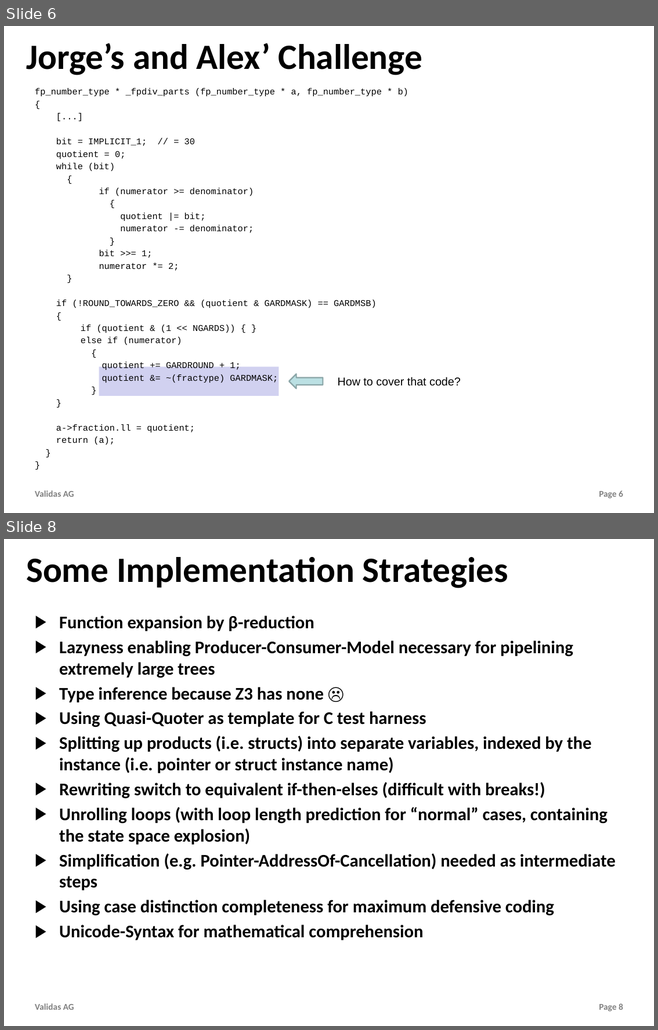
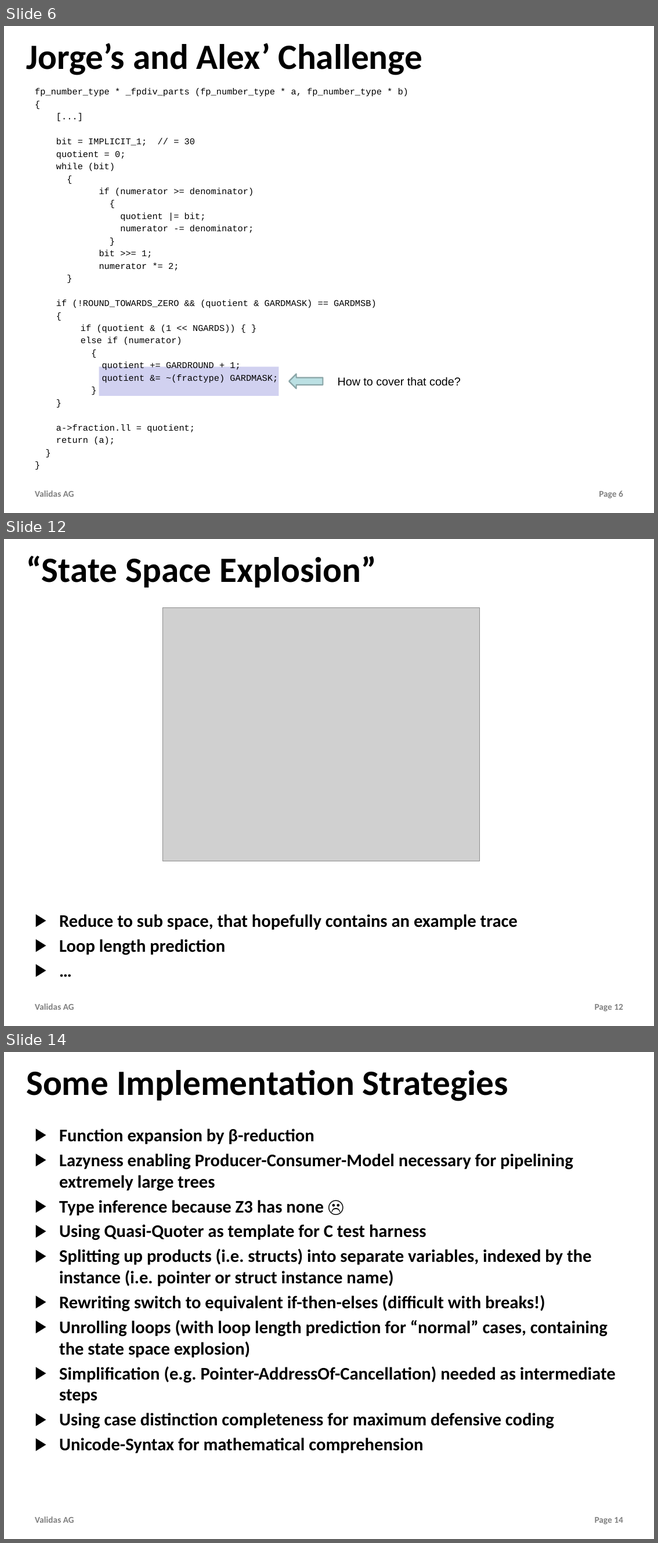
Before and after one commit to theoremprover/tvg, a slide deck: Vortraege/TestVectorGenerator.pptx. Shown one above the other, each under a label of ours: slides 6 and 8 before the commit, slides 6, 12 and 14 after it; the slides between them are not shown. The pictures are 658x1030 and 658x1543 pixels, drawn with LibreOffice and Linux fonts; fonts in the diff are those of the drawing; grey boxes stand for pictures; background and template pictures are left out. Boxes give left, top, right and bottom in pixels: in the first picture for what was removed or moved away, otherwise in the second. Text is boxed around its words. In the diff, an @@ line names an element or a change of style, - is before the commit and + after.

```diff
--- a/Vortraege/TestVectorGenerator.pptx
+++ b/Vortraege/TestVectorGenerator.pptx
@@ slide 12 added at (x1=4, y1=539, x2=654, y2=1026), background #FFFFFF; not listed: 2 template elements that a slide beside it also shows @@
@@ title added at (x1=26, y1=556, x2=376, y2=588), 56 pt, text #000000, bold @@
+“State Space Explosion”
@@ picture added at (x1=162, y1=607, x2=480, y2=861) @@
@@ text added at (x1=59, y1=914, x2=517, y2=955), 28 pt, text #000000, bold @@
+▶ Reduce to sub space, that hopefully contains an example trace
+▶ Loop length prediction
+▶ …
@@ what was slide 8 is now slide 14 @@
@@ page number at (x1=594, y1=1517, x2=623, y2=1525): text changed @@
-Page 8
+Page 14
```
Also in this commit, not shown: 2 slides changed, 6 other slides added, 2 other files.
